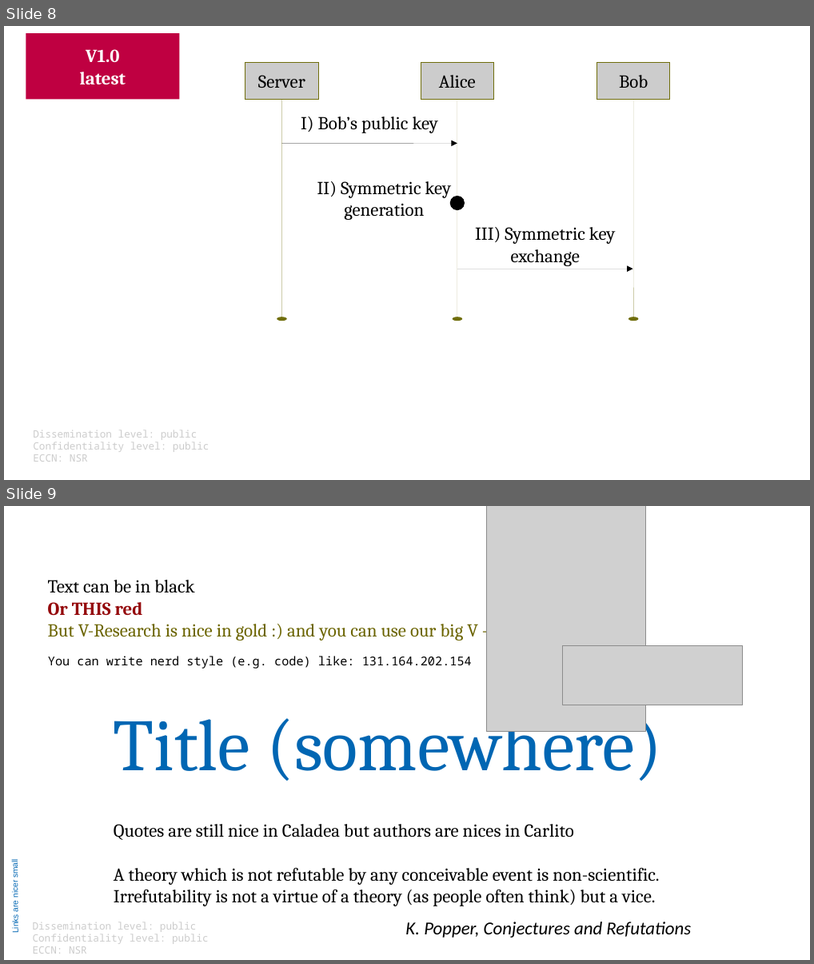
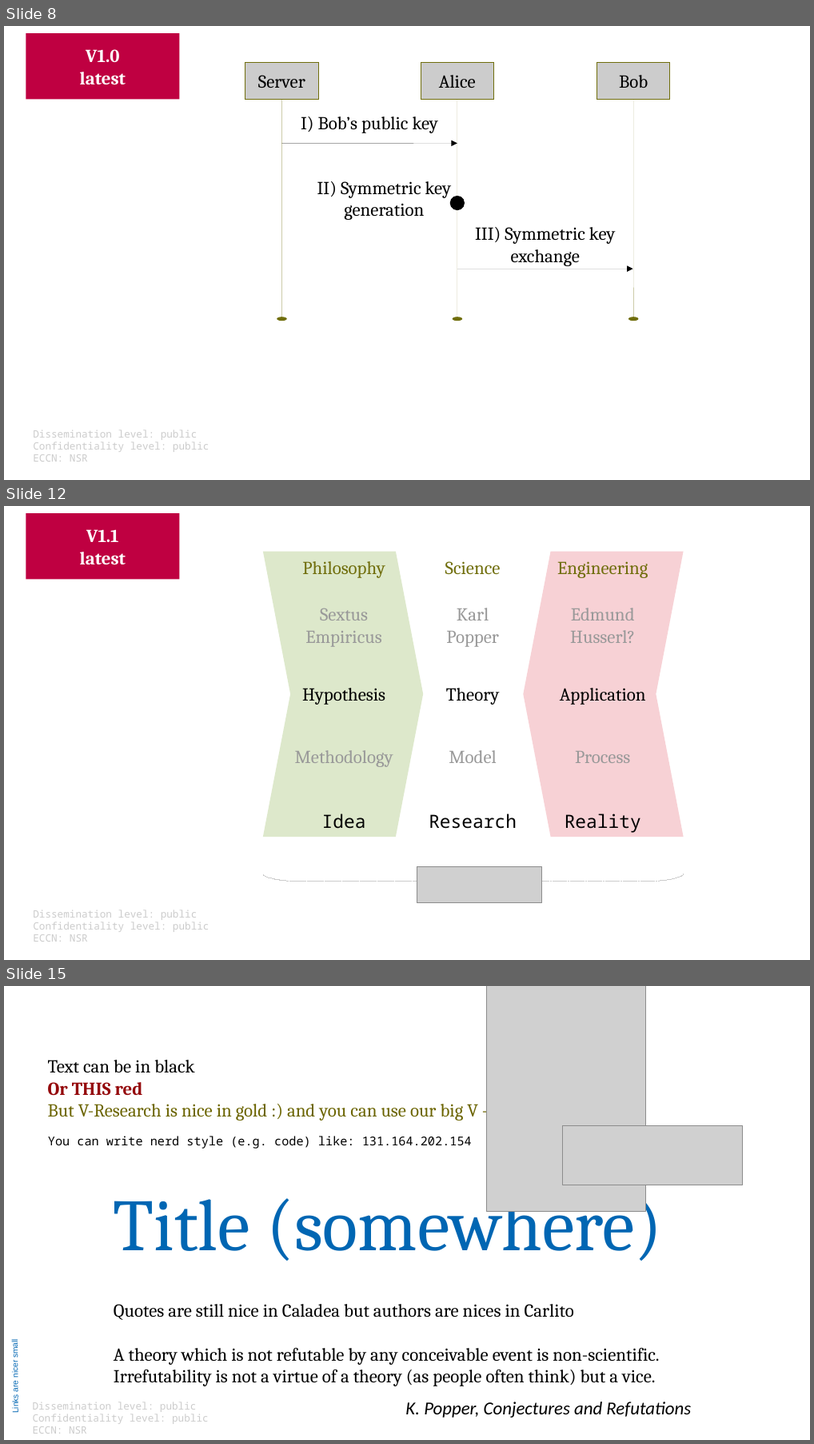
Before and after one commit to v-research/cybersecurity, a slide deck: images/v-research_images_v1.0.odp. Shown one above the other, each under a label of ours: slides 8 and 9 before the commit, slides 8, 12 and 15 after it; the slides between them are not shown. The pictures are 814x964 and 814x1444 pixels, drawn with LibreOffice and Linux fonts; fonts in the diff are those of the drawing; grey boxes stand for pictures. Boxes give left, top, right and bottom in pixels: in the first picture for what was removed or moved away, otherwise in the second. Text is boxed around its words. In the diff, an @@ line names an element or a change of style, - is before the commit and + after.

```diff
--- a/images/v-research_images_v1.0.odp
+++ b/images/v-research_images_v1.0.odp
@@ slide 12 added at [4,506,810,960], background #FFFFFF @@
@@ rectangle added at [26,513,180,579], fill #BF0041, 18 pt, text #FFFFFF, bold @@
+V1.1
+latest
@@ freeform shape added at [263,552,423,836], fill #DDE8CB @@
@@ freeform shape added at [523,552,684,836], fill #F7D1D5 @@
@@ text added at [302,561,385,578], 18 pt, text #706E0C @@
+Philosophy
@@ text added at [446,561,501,574], 18 pt, text #706E0C @@
+Science
@@ text added at [558,561,648,578], 18 pt, text #706E0C @@
+Engineering
@@ text added at [306,608,382,647], 18 pt, text #999999 @@
+Sextus Empiricus
@@ text added at [446,608,499,647], 18 pt, text #999999 @@
+Karl
+Popper
@@ text added at [570,608,635,643], 18 pt, text #999999 @@
+Edmund Husserl?
@@ text added at [302,688,386,704], 18 pt, text #000000 @@
+Hypothesis
@@ text added at [446,688,499,704], 18 pt, text #000000 @@
+Theory
@@ text added at [560,688,646,704], 18 pt, text #000000 @@
+Application
@@ text added at [295,750,394,767], 18 pt, text #999999 @@
+Methodology
@@ text added at [449,750,496,763], 18 pt, text #999999 @@
+Model
@@ text added at [575,751,630,763], 18 pt, text #999999 @@
+Process
@@ text added at [322,813,366,828], 18 pt, text #000000 @@
+Idea
@@ text added at [429,813,517,828], 18 pt, text #000000 @@
+Research
@@ text added at [565,813,642,832], 18 pt, text #000000 @@
+Reality
@@ freeform shape added at [263,874,684,888], outline #CCCCCC 0 pt @@
@@ rectangle added at [418,874,542,896], fill #FFFFFF @@
@@ picture added at [418,867,542,903] @@
@@ text added at [33,910,210,941], 10 pt, text #CCCCCC @@
+Dissemination level: public
+Confidentiality level: public
+ECCN: NSR
@@ what was slide 9 is now slide 15 @@
```
Also in this commit, not shown: 1 slide changed, 5 other slides added, 7 other files.
